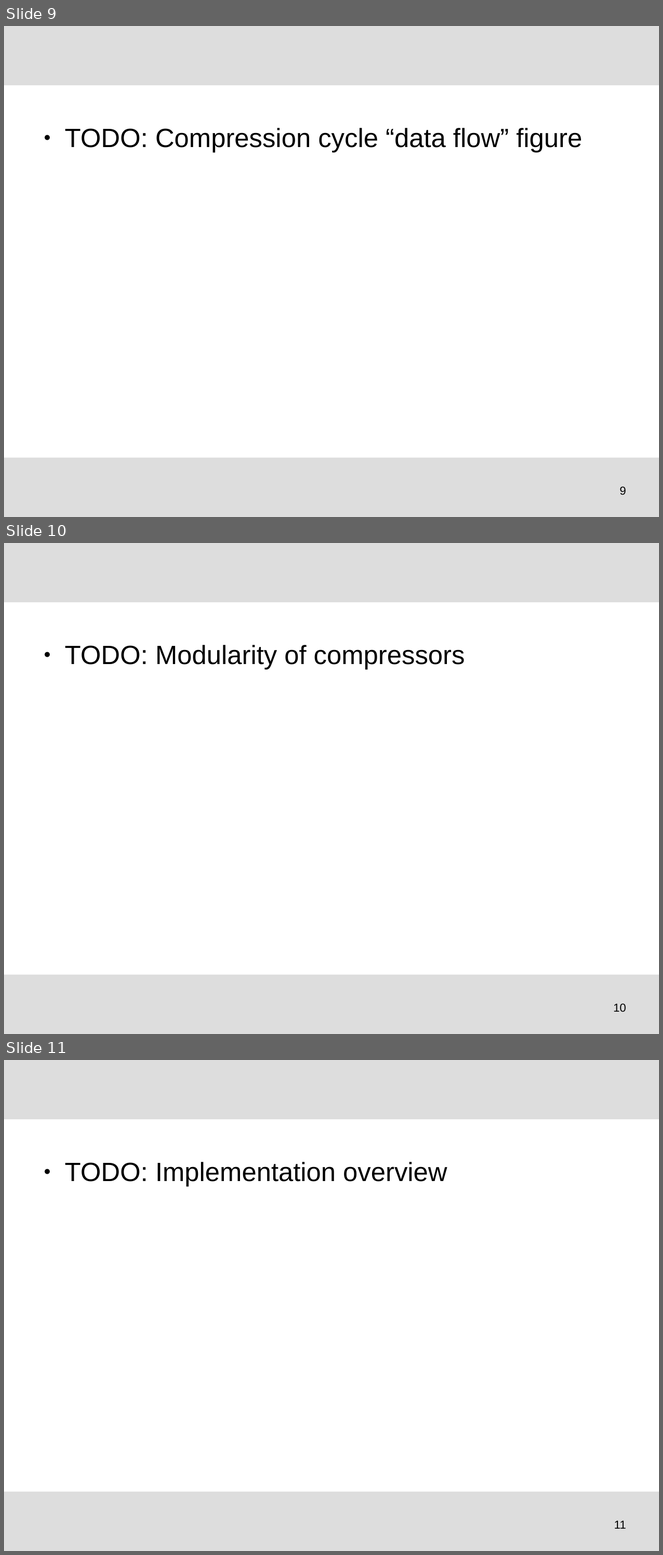
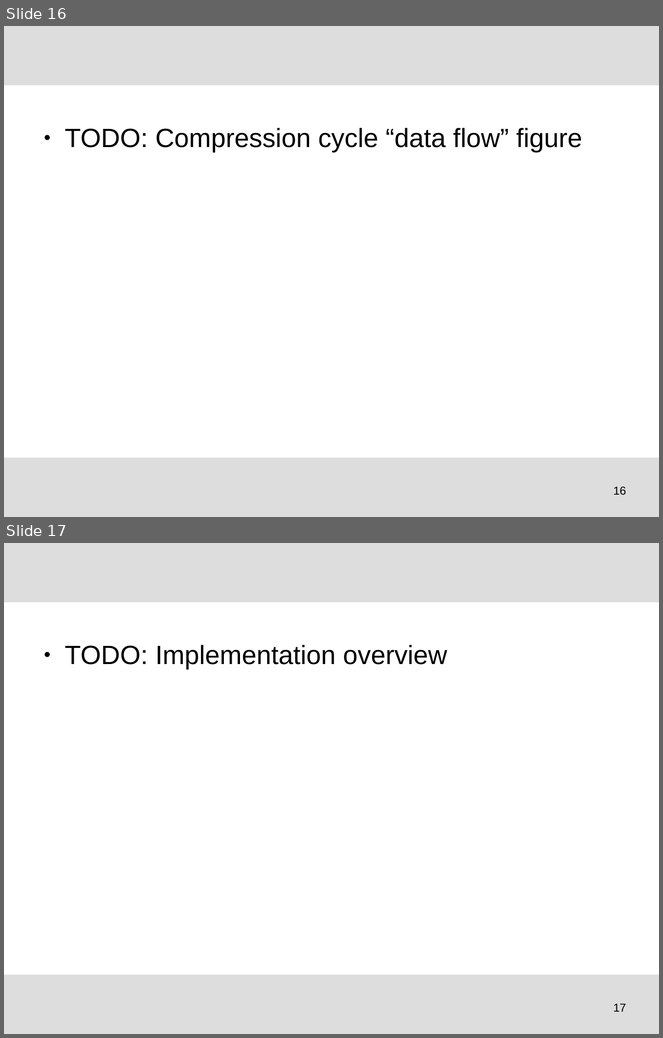
Before and after one commit to tudocomp/tudocomp, a slide deck: etc/presentation.odp. Shown one above the other, each under a label of ours: slides 9, 10 and 11 before the commit, slides 16 and 17 after it. The pictures are 663x1555 and 663x1038 pixels, drawn with LibreOffice and Linux fonts; fonts in the diff are those of the drawing; background and template pictures are left out. Boxes give left, top, right and bottom in pixels: in the first picture for what was removed or moved away, otherwise in the second. Text is boxed around its words. In the diff, an @@ line names an element or a change of style, - is before the commit and + after.

```diff
--- a/etc/presentation.odp
+++ b/etc/presentation.odp
@@ slide 10 removed at [4, 543, 659, 1034], background #FFFFFF; not listed: 2 template elements that a slide beside it also shows @@
@@ text removed at [65, 645, 465, 670] @@
-● TODO: Modularity of compressors
@@ page number removed at [613, 1004, 626, 1013] @@
-10
@@ what was slide 9 is now slide 16 @@
@@ page number at [613, 487, 626, 496]: text changed @@
-9
+16
@@ what was slide 11 is now slide 17 @@
@@ page number at [613, 1004, 626, 1012]: text changed @@
-11
+17
```
Also in this commit, not shown: 6 slides changed, 7 slides added.
